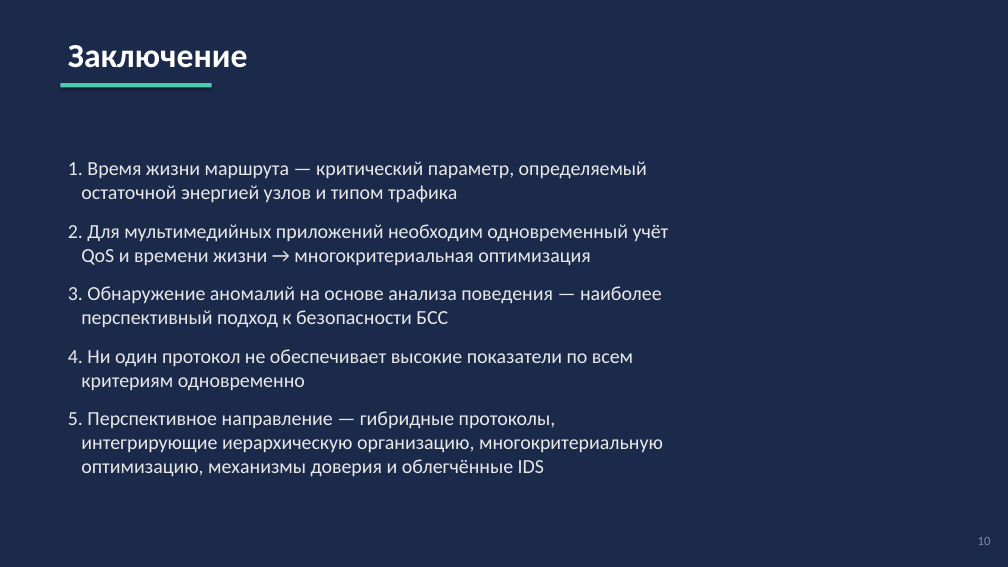
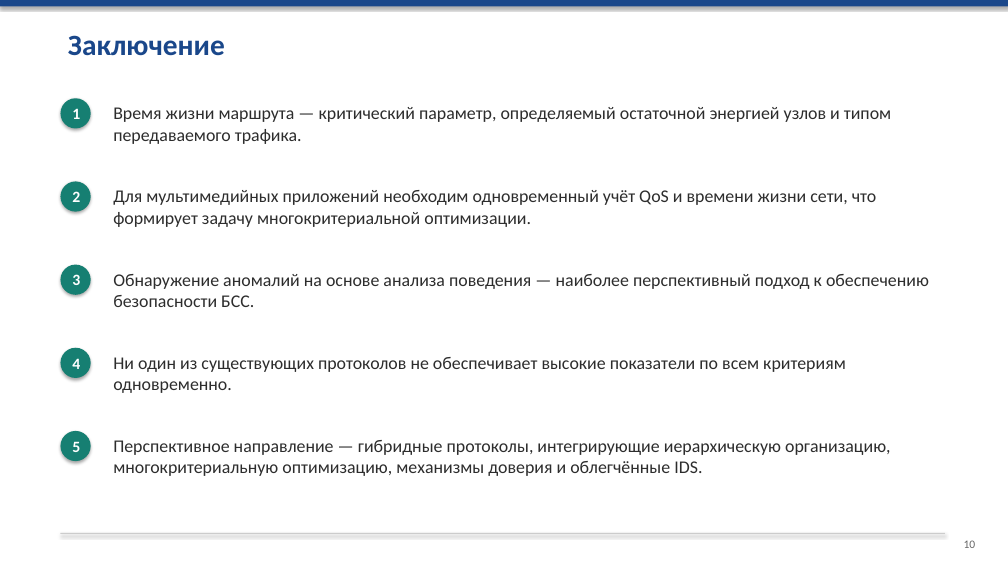
Before and after one commit to chloryyy/CourseWork, a slide deck: slide 10 of Презентация_защита_курсовой.pptx. Drawn at 1008x567 pixels with LibreOffice and Linux fonts; fonts in the diff are those of the drawing. Boxes give left, top, right and bottom in pixels: in the first picture for what was removed or moved away, otherwise in the second. Text is boxed around its words. In the diff, an @@ line names an element or a change of style, - is before the commit and + after.

```diff
--- a/Презентация_защита_курсовой.pptx
+++ b/Презентация_защита_курсовой.pptx
@@ background #1B2A4A to #FFFFFF @@
@@ rectangle added at (x1=0, y1=0, x2=1008, y2=6), fill #1A478A @@
@@ text "Заключение" moved from (x1=68, y1=45, x2=248, y2=68) to (x1=68, y1=35, x2=225, y2=56) @@
@@ text "Заключение" at (x1=68, y1=35, x2=225, y2=56): size 32 to 28 pt, text colour #FFFFFF to #1A478A @@
@@ rectangle removed at (x1=60, y1=83, x2=212, y2=88) @@
@@ ellipse added at (x1=60, y1=98, x2=91, y2=129), fill #167F72, 15 pt, text #FFFFFF, bold @@
+1
@@ text added at (x1=113, y1=107, x2=891, y2=144), 17 pt, text #2D2D2D @@
+Время жизни маршрута — критический параметр, определяемый остаточной энергией узлов и типом передаваемого трафика.
@@ text removed at (x1=68, y1=161, x2=669, y2=477) @@
-1. Время жизни маршрута — критический параметр, определяемый
-остаточной энергией узлов и типом трафика
-2. Для мультимедийных приложений необходим одновременный учёт
-QoS и времени жизни → многокритериальная оптимизация
-3. Обнаружение аномалий на основе анализа поведения — наиболее
-перспективный подход к безопасности БСС
-4. Ни один протокол не обеспечивает высокие показатели по всем
-критериям одновременно
-5. Перспективное направление — гибридные протоколы,
-интегрирующие иерархическую организацию, многокритериальную
-оптимизацию, механизмы доверия и облегчённые IDS
@@ ellipse added at (x1=60, y1=181, x2=91, y2=212), fill #167F72, 15 pt, text #FFFFFF, bold @@
+2
@@ text added at (x1=113, y1=190, x2=877, y2=227), 17 pt, text #2D2D2D @@
+Для мультимедийных приложений необходим одновременный учёт QoS и времени жизни сети, что формирует задачу многокритериальной оптимизации.
@@ ellipse added at (x1=60, y1=265, x2=91, y2=295), fill #167F72, 15 pt, text #FFFFFF, bold @@
+3
@@ text added at (x1=113, y1=274, x2=929, y2=307), 17 pt, text #2D2D2D @@
+Обнаружение аномалий на основе анализа поведения — наиболее перспективный подход к обеспечению безопасности БСС.
@@ ellipse added at (x1=60, y1=348, x2=91, y2=378), fill #167F72, 15 pt, text #FFFFFF, bold @@
+4
@@ text added at (x1=113, y1=357, x2=846, y2=393), 17 pt, text #2D2D2D @@
+Ни один из существующих протоколов не обеспечивает высокие показатели по всем критериям одновременно.
@@ ellipse added at (x1=60, y1=431, x2=91, y2=461), fill #167F72, 15 pt, text #FFFFFF, bold @@
+5
@@ text added at (x1=113, y1=440, x2=891, y2=476), 17 pt, text #2D2D2D @@
+Перспективное направление — гибридные протоколы, интегрирующие иерархическую организацию, многокритериальную оптимизацию, механизмы доверия и облегчённые IDS.
@@ rectangle added at (x1=60, y1=533, x2=945, y2=534), fill #CCCCCC @@
@@ text "10" moved from (x1=978, y1=537, x2=991, y2=545) to (x1=964, y1=540, x2=976, y2=548) @@
@@ text "10" at (x1=964, y1=540, x2=976, y2=548): size 12 to 11 pt, text colour #8888AA to #666666 @@
```
Also in this commit, not shown: 10 other slides changed, 1 other file.
